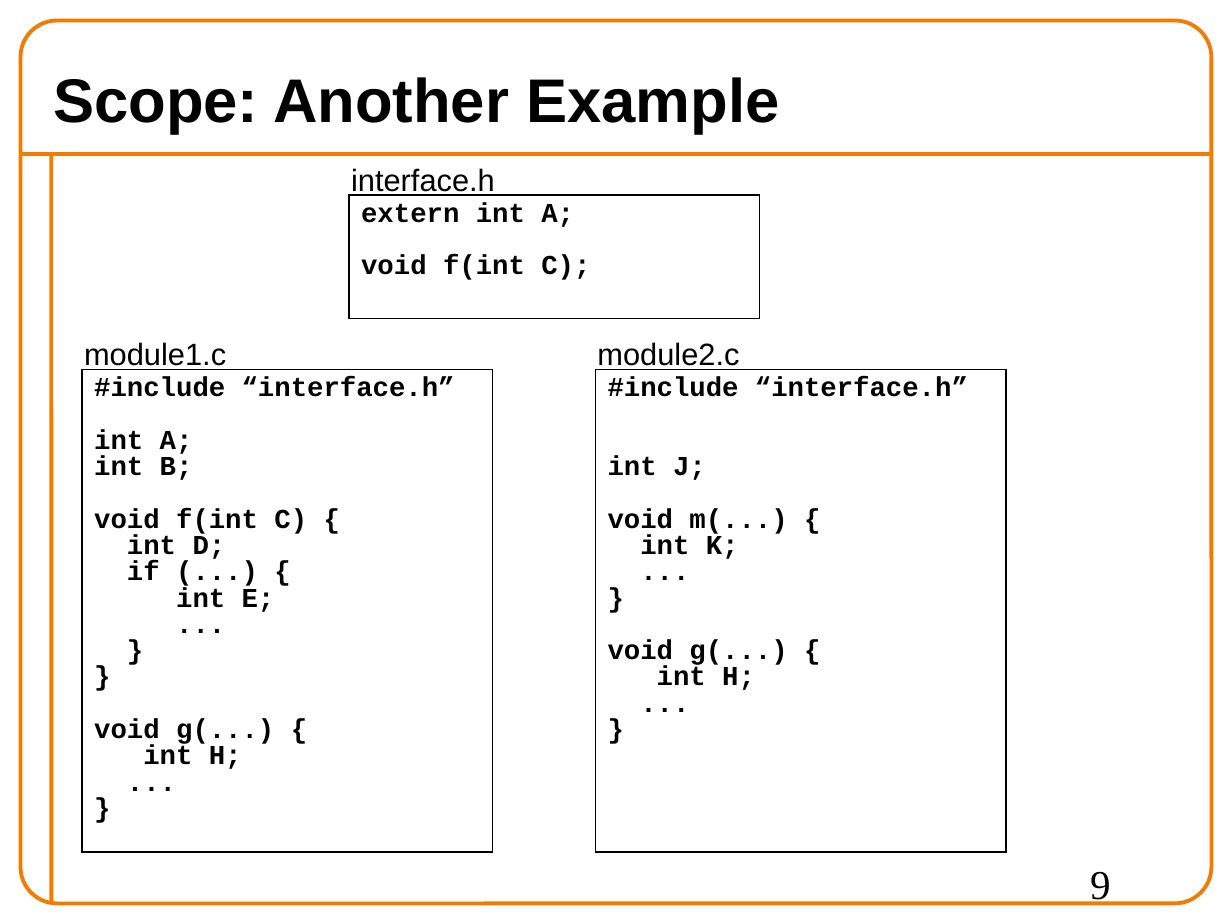
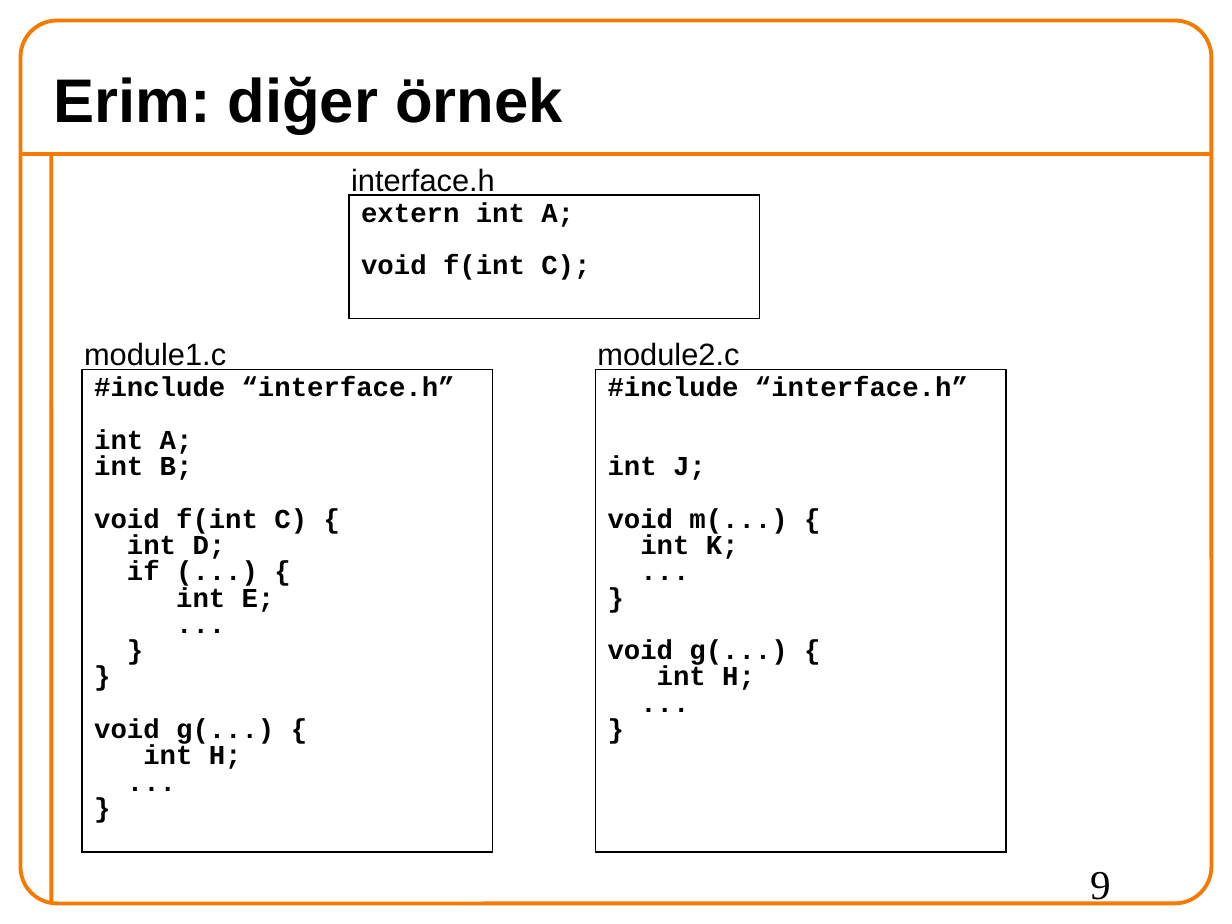
Before and after one commit to 19ceng/ceng201pro, a slide deck: slide 9 of 05test.odp. Drawn at 1232x924 pixels with LibreOffice and Linux fonts; fonts in the diff are those of the drawing; background and template pictures are left out. Boxes give left, top, right and bottom in pixels: in the first picture for what was removed or moved away, otherwise in the second. Text is boxed around its words. In the diff, an @@ line names an element or a change of style, - is before the commit and + after.

```diff
--- a/05test.odp
+++ b/05test.odp
@@ title at box(53, 76, 563, 133): text changed @@
-Scope: Another Example
+Erim: diğer örnek
```
Also in this commit, not shown: 11 other slides changed, 9 slides added, 9 slides removed, 1 other file.
